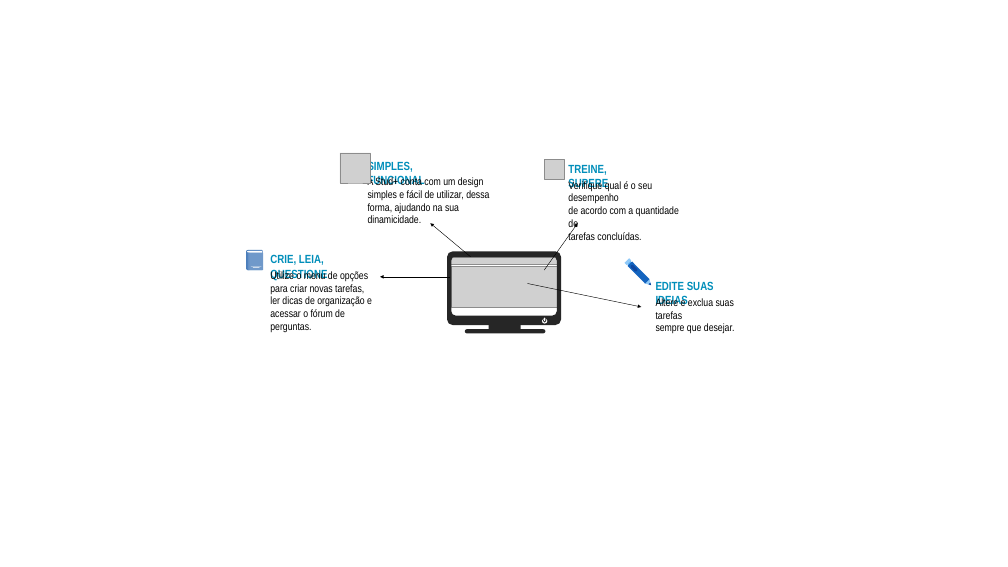
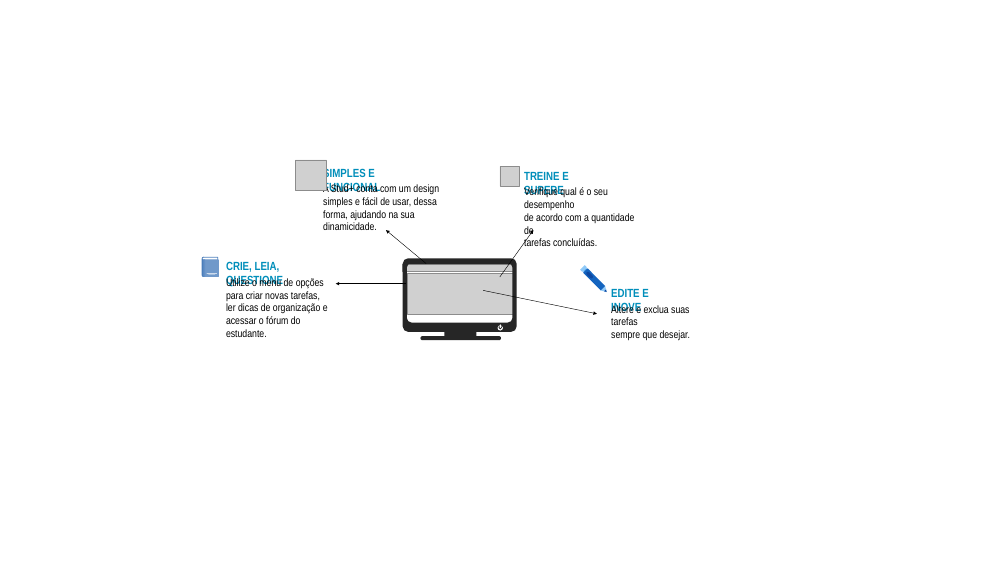
Before and after one commit to MateusPVicente/Projeto-PP, a slide deck: slide 19 of Stud+/Logos.pptx. Drawn at 1008x567 pixels with LibreOffice and Linux fonts; fonts in the diff are those of the drawing; grey boxes stand for pictures; background and template pictures are left out. Boxes give left, top, right and bottom in pixels: in the first picture for what was removed or moved away, otherwise in the second. Text is boxed around its words. In the diff, an @@ line names an element or a change of style, - is before the commit and + after.

Commit message:
10-09-2018
Alterações footer;
Criação página Fórum;

```diff
--- a/Stud+/Logos.pptx
+++ b/Stud+/Logos.pptx
@@ text at [323,167,380,193]: text changed @@
-SIMPLES, FUNCIONAL
+SIMPLES E FUNCIONAL
@@ picture added at [500,166,519,186] @@
@@ text at [524,172,568,197]: text changed @@
-TREINE, SUPERE
+TREINE E SUPERE
@@ picture removed at [544,159,564,179] @@
@@ text at [323,197,437,207]: text changed @@
-simples e fácil de utilizar, dessa
+simples e fácil de usar, dessa
@@ rectangle: place and size @@
-rectangle at [627,261,649,283]
+rectangle at [583,269,605,291]
@@ 8 rounded rectangles, 6 rectangles, 5 texts, 4 arrows, 3 pictures, 3 freeform shapes, 2 triangles: place and size @@
-8 rounded rectangles, 6 rectangles, 5 texts, 4 arrows, 3 pictures, 3 freeform shapes, 2 triangles at [246,153,735,333]
+8 rounded rectangles, 6 rectangles, 5 texts, 4 arrows, 3 pictures, 3 freeform shapes, 2 triangles at [202,160,691,340]
@@ text at [611,289,648,314]: text changed @@
-EDITE SUAS IDEIAS
+EDITE E INOVE
@@ text at [226,316,301,337]: text changed @@
-acessar o fórum de perguntas.
+acessar o fórum do estudante.
```
Also in this commit, not shown: 2 other slides changed, 2 slides added, 1 slide removed, 8 other files.
